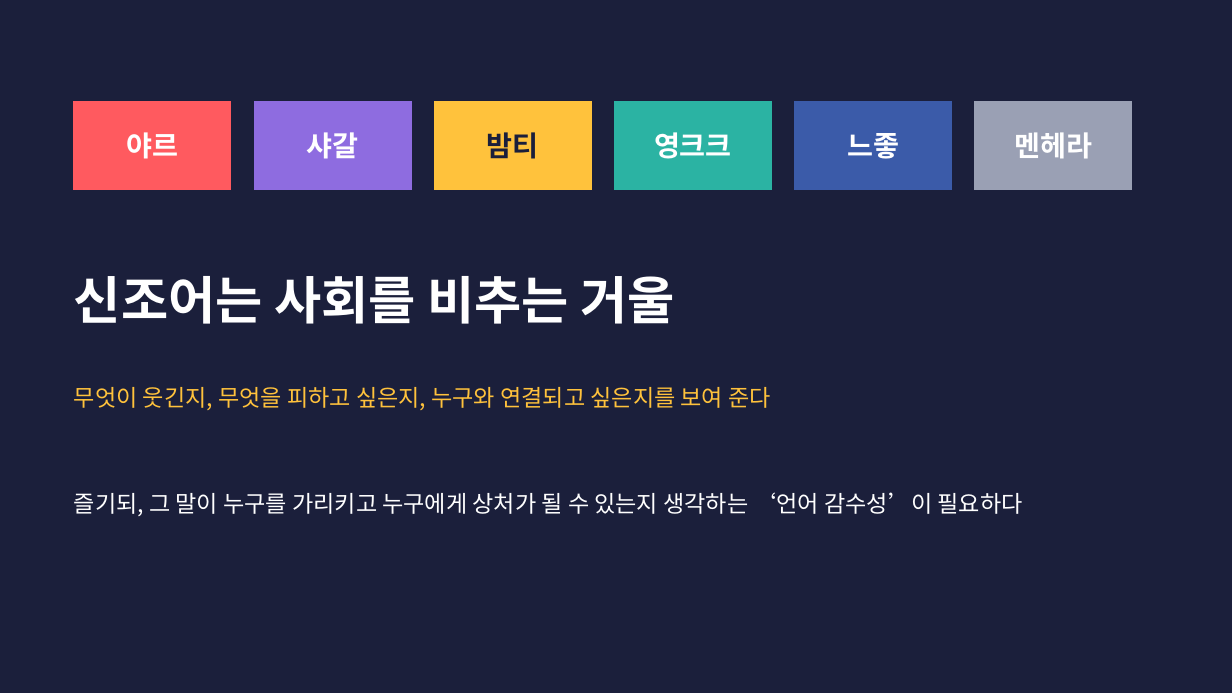
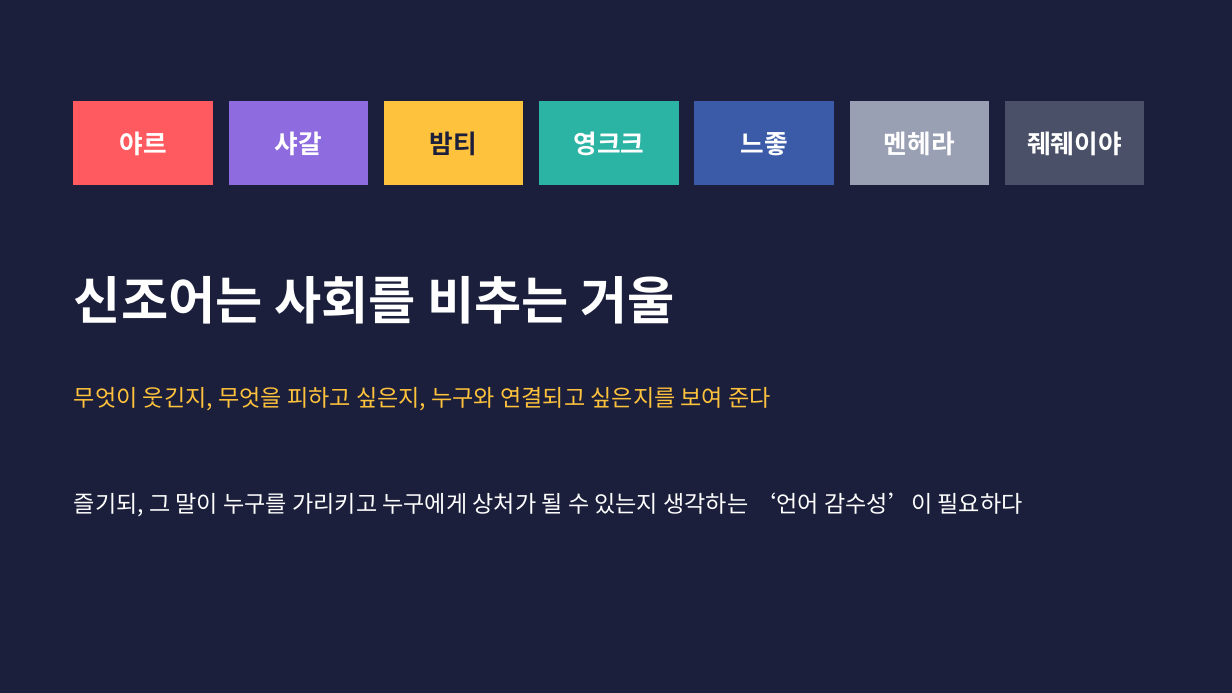
Before and after one commit to junseok7-cpu/hello, a slide deck: slide 20 of report/언어사회와문화_발표_새내기2회차.pptx (slide 19 before the commit). Drawn at 1232x693 pixels with LibreOffice and Linux fonts; fonts in the diff are those of the drawing. Boxes give left, top, right and bottom in pixels: in the first picture for what was removed or moved away, otherwise in the second. Text is boxed around its words. In the diff, an @@ line names an element or a change of style, - is before the commit and + after.

```diff
--- a/report/언어사회와문화_발표_새내기2회차.pptx
+++ b/report/언어사회와문화_발표_새내기2회차.pptx
@@ rectangle "야르": place and size @@
-rectangle "야르" at <box>74,102,231,189</box>
+rectangle "야르" at <box>74,102,213,185</box>
@@ rectangle "샤갈": place and size @@
-rectangle "샤갈" at <box>254,102,411,189</box>
+rectangle "샤갈" at <box>229,102,368,185</box>
@@ rectangle "밤티": place and size @@
-rectangle "밤티" at <box>434,102,592,189</box>
+rectangle "밤티" at <box>384,102,523,185</box>
@@ rectangle "영크크": place and size @@
-rectangle "영크크" at <box>615,102,772,189</box>
+rectangle "영크크" at <box>540,102,678,185</box>
@@ rectangle "느좋": place and size @@
-rectangle "느좋" at <box>795,102,952,189</box>
+rectangle "느좋" at <box>695,102,834,185</box>
@@ size 22 to 20 pt in 6 elements at <box>74,102,213,185</box>, <box>229,102,368,185</box>, <box>384,102,523,185</box>, <box>540,102,678,185</box>, <box>695,102,834,185</box>, <box>850,102,989,185</box> @@
@@ rectangle "멘헤라": place and size @@
-rectangle "멘헤라" at <box>975,102,1132,189</box>
+rectangle "멘헤라" at <box>850,102,989,185</box>
@@ rectangle added at <box>1006,102,1144,185</box>, fill #4A5068, outline #4A5068 0.75 pt, 20 pt, text #FFFFFF, bold @@
+줴줴이야
```
Also in this commit, not shown: 10 other slides changed, 1 slide added, 2 other files.
